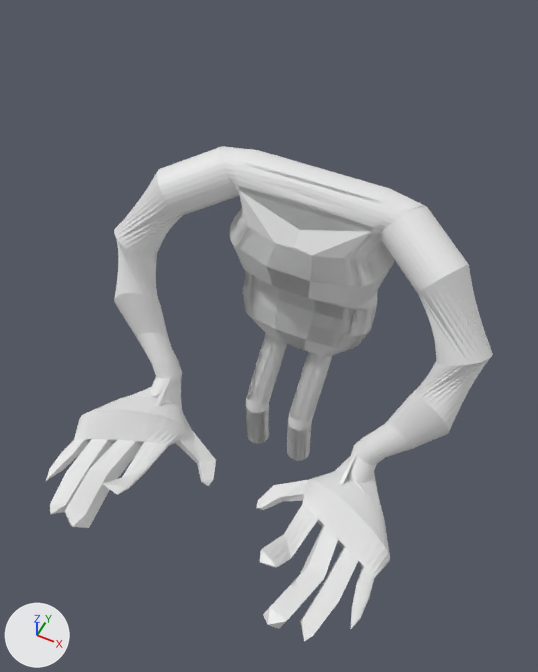
Two versions of the Blender file Assets/Blender/blend/adam.blend, one commit apart.
Rendered twice from a 50 mm camera at (16.0, -33.8, 56.1) aimed at (0.8, -3.3, 17.9). Every picture has the same lights, and +X, +Y and +Z are marked at lower left.

In view in the first picture: 'adam'.
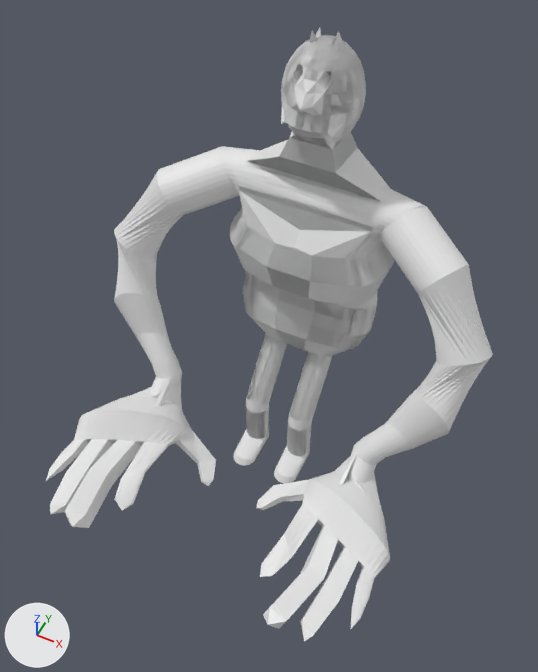
Changed parts and their boxes (x1, y1, x2, y2) in the pictures (538 x 672 px; the box of a moved part takes in the faces that stretch with it):
```json
{"object": "adam", "change": "reshaped", "before": [46, 146, 493, 642], "after": [46, 27, 493, 642], "on screen": "24% taller"}
{"part": 1, "of": "me_circle", "change": "added", "after": [247, 27, 391, 201]}
{"part": 2, "of": "me_circle", "change": "moved or reshaped", "before": [247, 432, 309, 461], "after": [233, 428, 309, 483]}
{"part": 3, "of": "me_circle", "change": "moved or reshaped", "before": [103, 470, 291, 568], "after": [114, 470, 291, 577]}
```

The change, as JSON lines over the scene's bpy script:
```json
{"block": "me_circle", "where": "# used by ob_adam; location = (0.0, 0.0, 0.0)"}
{"op": "remove", "block": "me_circle", "code": "me_circle.from_pydata(...)  # 1729 vertices, 1660 faces; spans x -7.7..14.9, y -17.4..9.4, z 0.0..25.5"}
{"op": "add", "block": "me_circle", "code": "me_circle.from_pydata(...)  # 2273 vertices, 2221 faces, 7 loose edges; spans x -7.7..14.9, y -17.4..9.4, z 0.0..35.3"}
{"block": "me_circle", "change": "me_circle part 1: 525 vertices added at x -2.7..2.7, y 2.4..8.5, z 26.8..35.3"}
{"block": "me_circle", "change": "me_circle part 2: 32 vertices removed from x -3.0..3.0, y -1.0..0.0, z 0.0; 51 vertices added at x 1.0..3.0, y -3.6..-2.5, z 0.0..0.5"}
{"block": "me_circle", "change": "me_circle part 3: 12 vertices moved from x 5.3..7.0, y -14.5..-13.6, z 8.5..9.4 to x 5.3..6.5, y -14.5..-13.6, z 6.3..7.1"}
```
